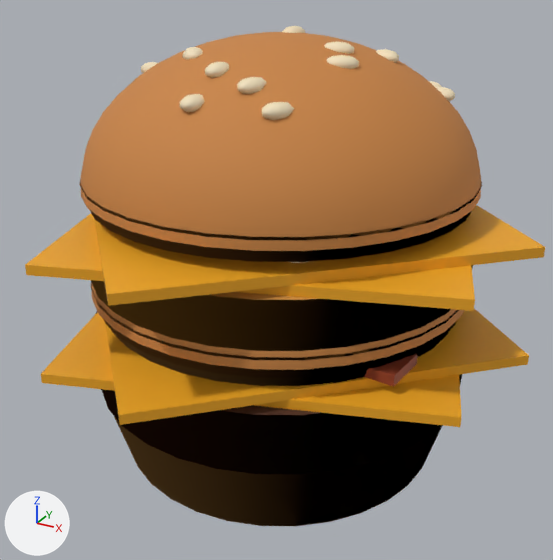
Two versions of the glTF model public/modelos/burger-mixta.glb, one commit apart.
Before and after are seen from a 50 mm lens placed at (0.1264, -0.2328, 0.1805), pointed at (0.001, -0.0049, 0.0666). Lighting does not change. The marker at lower left points along +X, +Y and +Z. The older version comes first. Vertices at exactly the same position are counted once.
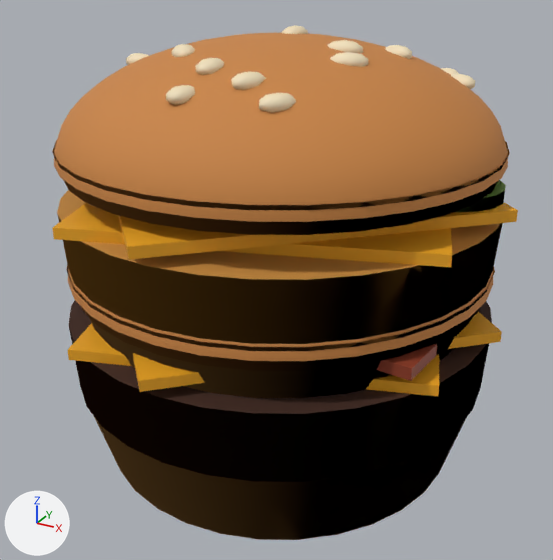
What differs and where, as boxes [x1, y1, x2, y2] in the pictures (553 x 560 px; the box of a moved part takes in the faces that stretch with it):
'Mesh_0', reshaped (10% narrower)
    before: [25, 26, 545, 526]
    after: [52, 25, 518, 540]
part 1 of me_mesh_0, moved or reshaped
    before: [96, 312, 462, 526]
    after: [69, 300, 492, 540]
part 2 of me_mesh_0, moved or reshaped
    before: [91, 265, 473, 386]
    after: [57, 190, 502, 398]
part 3 of me_mesh_0, moved or reshaped
    before: [41, 312, 461, 427]
    after: [68, 323, 439, 396]
part 4 of me_mesh_0, moved or reshaped
    before: [105, 309, 529, 425]
    after: [133, 312, 502, 392]
part 5 of me_mesh_0, moved or reshaped
    before: [25, 213, 475, 311]
    after: [52, 203, 452, 267]
part 6 of me_mesh_0, moved or reshaped
    before: [94, 205, 545, 306]
    after: [118, 202, 518, 259]
part 7 of me_mesh_0, moved or reshaped
    before: [364, 354, 417, 387]
    after: [377, 344, 437, 381]
part 8 of me_mesh_0, moved or reshaped
    before: [91, 282, 459, 378]
    after: [66, 264, 495, 371]
part 9 of me_mesh_0, moved or reshaped
    before: [92, 284, 464, 370]
    after: [68, 269, 493, 361]
part 10 of me_mesh_0, moved or reshaped
    before: [80, 179, 482, 262]
    after: [52, 140, 509, 235]
part 11 of me_mesh_0, moved or reshaped
    before: [81, 32, 481, 251]
    after: [54, 33, 508, 222]
part 12 of me_mesh_0, moved or reshaped (mostly hidden before)
    before: [291, 261, 310, 263]
    after: [456, 180, 506, 212]
part 13 of me_mesh_0, moved or reshaped
    before: [141, 26, 455, 120]
    after: [126, 25, 475, 112]

What changed in the scene script:
```text
Change me_mesh_0:
    used by ob_mesh_0; location = (0.0, 0.0, 0.0)
    remove me_mesh_0.from_pydata(...)  # 2603 vertices, 4836 faces; spans x -0.093..0.093, y -0.093..0.093, z 0.0..0.155
    add me_mesh_0.from_pydata(...)  # 2603 vertices, 4836 faces; spans x -0.083..0.083, y -0.083..0.083, z 0.0..0.155
    me_mesh_0 part 1: the loose piece of 135 vertices spanning x -0.071..0.071, y -0.071..0.071, z 0.0..0.051 is scaled about the mesh origin by 1.11
    me_mesh_0 part 2: the loose piece of 102 vertices spanning x -0.07..0.07, y -0.07..0.07, z 0.042..0.089 is scaled about the mesh origin by 1.11
    me_mesh_0 part 3: the loose piece of 8 vertices spanning x -0.083..0.083, y -0.083..0.083, z 0.051..0.055 is scaled about the mesh origin by (0.897, 0.897, 1.11)
    me_mesh_0 part 4: the loose piece of 8 vertices spanning x -0.093..0.093, y -0.093..0.093, z 0.055..0.058 is scaled about the mesh origin by (0.897, 0.897, 1.11)
    me_mesh_0 part 5: the loose piece of 8 vertices spanning x -0.083..0.083, y -0.083..0.083, z 0.089..0.092 is scaled about the mesh origin by (0.897, 0.897, 1.11)
    me_mesh_0 part 6: the loose piece of 8 vertices spanning x -0.093..0.093, y -0.093..0.093, z 0.092..0.096 is scaled about the mesh origin by (0.897, 0.897, 1.11)
    me_mesh_0 part 7: the loose piece of 8 vertices spanning x -0.063..0.063, y -0.041..-0.013, z 0.058..0.062 is scaled about the mesh origin by 1.11
    me_mesh_0 part 8: the loose piece of 67 vertices spanning x -0.069..0.069, y -0.069..0.069, z 0.062..0.07 is scaled about the mesh origin by 1.11
    me_mesh_0 part 9: the loose piece of 397 vertices spanning x -0.069..0.069, y -0.069..0.069, z 0.066..0.116 is scaled about its middle by (1.11, 1.11, 0.769), then moved by (0.0, 0.0, 0.001)
    me_mesh_0 part 10: the loose piece of 67 vertices spanning x -0.069..0.069, y -0.069..0.069, z 0.099..0.107 is scaled about the mesh origin by 1.11
    me_mesh_0 part 11: the loose piece of 397 vertices spanning x -0.069..0.069, y -0.069..0.069, z 0.103..0.153 is scaled about its middle by (1.11, 1.11, 0.769), then moved by (0.0, 0.0, 0.005)
    me_mesh_0 part 12: 532 of 2603 vertices moved; they spanned x -0.033..0.061, y -0.05..0.037, z 0.083..0.118 and now span x -0.045..0.078, y -0.06..0.05, z 0.092..0.114; mean shift (0.0, -0.002, 0.007); largest move (0.061, 0.002, 0.099) -> (0.078, 0.003, 0.11)
    me_mesh_0 part 13: 406 of the vertices in x -0.05..0.053, y -0.054..0.041, z 0.131..0.155 are scaled about their middle by (1.11, 1.11, 0.793), then moved by (0.0, -0.001, 0.002)
    other edits to the shape of me_mesh_0 do not show in these pictures
```
